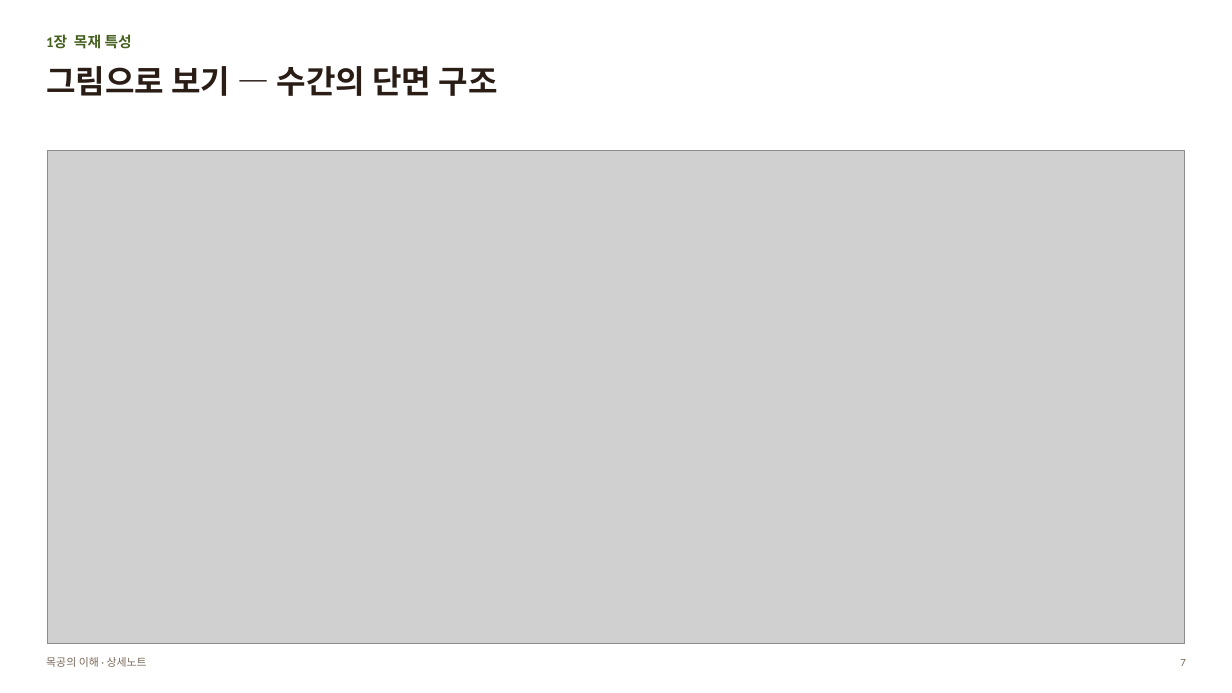
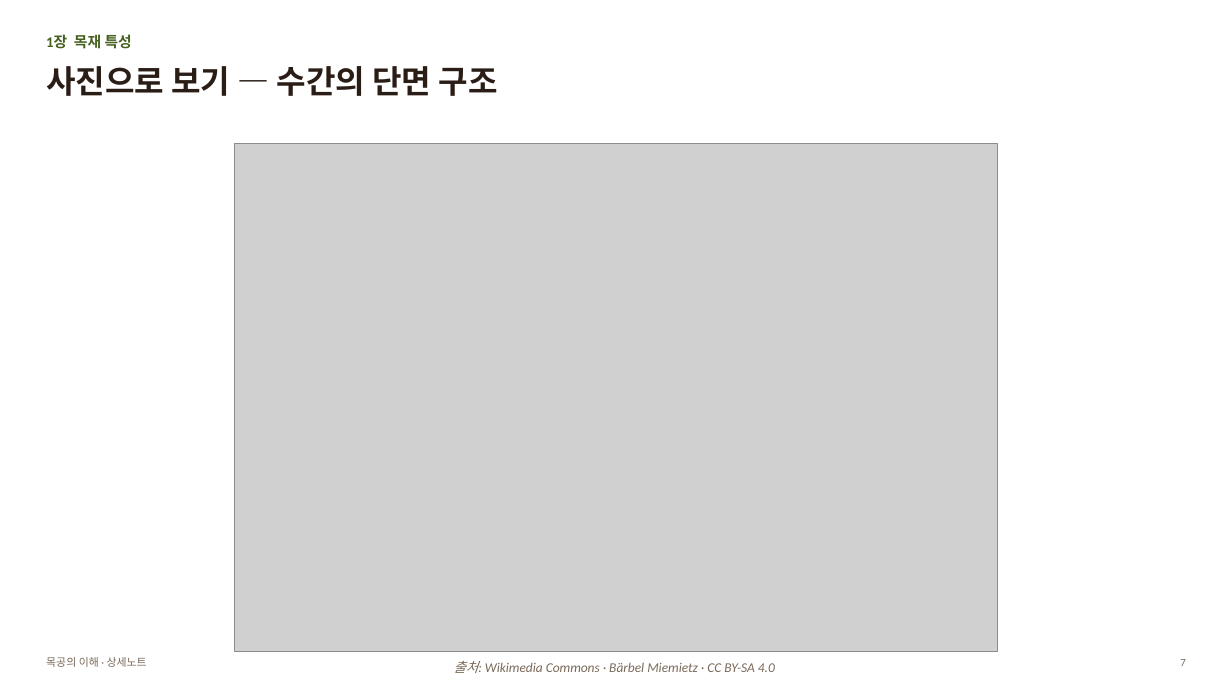
Before and after one commit to nskim4690-tech/my-workspace, a slide deck: slide 7 of 젠트리/목공방/공부방/목공의_이해/목공의_이해_상세노트.pptx. Drawn at 1232x693 pixels with LibreOffice and Linux fonts; fonts in the diff are those of the drawing; grey boxes stand for pictures. Boxes give left, top, right and bottom in pixels: in the first picture for what was removed or moved away, otherwise in the second. Text is boxed around its words. In the diff, an @@ line names an element or a change of style, - is before the commit and + after.

```diff
--- a/젠트리/목공방/공부방/목공의_이해/목공의_이해_상세노트.pptx
+++ b/젠트리/목공방/공부방/목공의_이해/목공의_이해_상세노트.pptx
@@ text at box(46, 66, 498, 96): text changed @@
-그림으로 보기 — 수간의 단면 구조
+사진으로 보기 — 수간의 단면 구조
@@ picture: place and size @@
-picture at box(48, 151, 1185, 644)
+picture at box(235, 143, 997, 652)
@@ text added at box(454, 661, 775, 673), 10.5 pt, text #7A6A5A, italic @@
+출처: Wikimedia Commons · Bärbel Miemietz · CC BY-SA 4.0
```
Also in this commit, not shown: 18 other slides changed, 1 other file.
